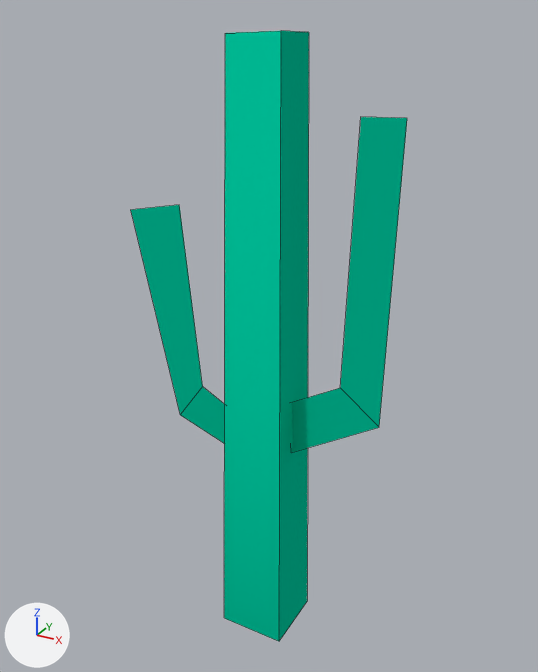
The Blender file models/cactus.blend, before and after one commit.
Both versions are drawn from a camera (50 mm lens) standing at (2.04, -3.69, 4.02) and looking at (-0.05, 0.11, 2.12). Lighting does not change. The marker at lower left points along +X, +Y and +Z. Mesh edges are drawn as thin lines. The same objects are shown in both versions, whatever each file hides.

Objects in the first picture: 'cactus_lod'.
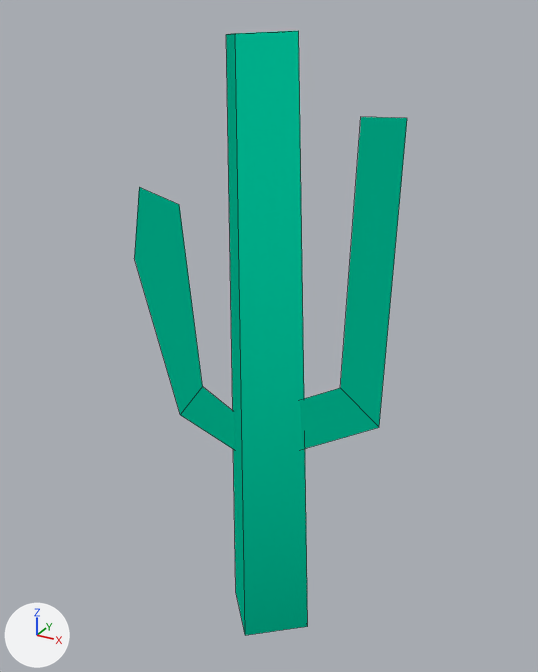
Boxes [x1, y1, x2, y2] around the edits, measured in the pictures (538 x 672 px; the box of a moved part takes in the faces that stretch with it):
'cactus_lod', reshaped
    before: [131, 31, 407, 641]
    after: [134, 31, 407, 635]
part 1 of me_cilindro_001, moved or reshaped
    before: [224, 31, 309, 641]
    after: [226, 31, 308, 635]
part 2 of me_cilindro_001, moved or reshaped
    before: [131, 205, 202, 415]
    after: [134, 187, 202, 415]

What the commit changed:
me_cilindro_001 has 20 vertices, 9 faces and spans x -1.0..0.79, y -0.24..0.28, z 0.0..3.92.
me_cilindro_001 is used by ob_cactus_lod; location (0.0, 0.0, 0.0).
Verts and faces of me_cilindro_001; kept vertices keep their numbers, new ones are numbered from 20.
Before the commit, vertices of me_cilindro_001: 0 (-0.22, -0.24, 0.0) at pixel (224, 617), 1 (-0.23, -0.05, 3.9) at pixel (225, 33), 2 (-0.22, 0.19, 0.0), 3 (-0.23, 0.28, 3.89), 4 (0.1, 0.28, 3.91) at pixel (308, 32).
Before the commit, vertices of me_cilindro_001: 5 (0.22, -0.24, 0.0) at pixel (279, 641), 6 (0.11, -0.04, 3.92) at pixel (281, 30), 7 (0.23, 0.19, 0.0) at pixel (307, 601).
Before the commit, vertices of me_cilindro_001: 14 (-0.5, 0.0, 1.7) at pixel (202, 386), 16 (-0.7, 0.0, 1.42) at pixel (180, 414), 18 (-0.62, 0.0, 2.92) at pixel (179, 204), 19 (-1.0, 0.0, 2.84) at pixel (130, 209).
Part 1, on me_cilindro_001:
Vertex 0 moves to (-0.01, -0.31, 0.0), pixel (245, 635).
Vertex 1 moves to (-0.11, -0.14, 3.91), pixel (235, 33).
Vertex 2 moves to (-0.29, 0.02, 0.0), pixel (235, 591).
Vertex 3 moves to (-0.32, 0.1, 3.89), pixel (226, 34).
Vertex 4 moves to (-0.06, 0.32, 3.9), pixel (285, 31).
Vertex 5 moves to (0.34, -0.02, 0.0), pixel (307, 626).
Vertex 6 moves to (0.14, 0.08, 3.92), pixel (298, 30).
Vertex 7 moves to (0.06, 0.31, 0.0).
Part 2, on me_cilindro_001:
Vertices deleted: 19 (with the faces that use them).
New vertex 20 is at (-0.92, 0.0, 3.0), pixel (139, 187).
New vertex 21 is at (-1.0, 0.0, 2.52), pixel (134, 258).
New faces: (14, 16, 21, 20, 18) (mat_hi_dual (cyan #00c099)).
